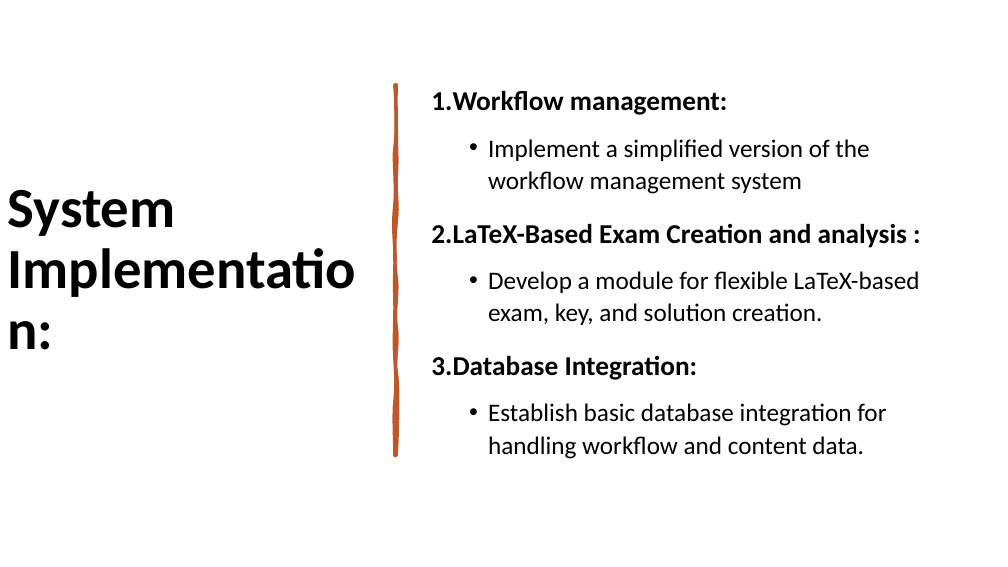
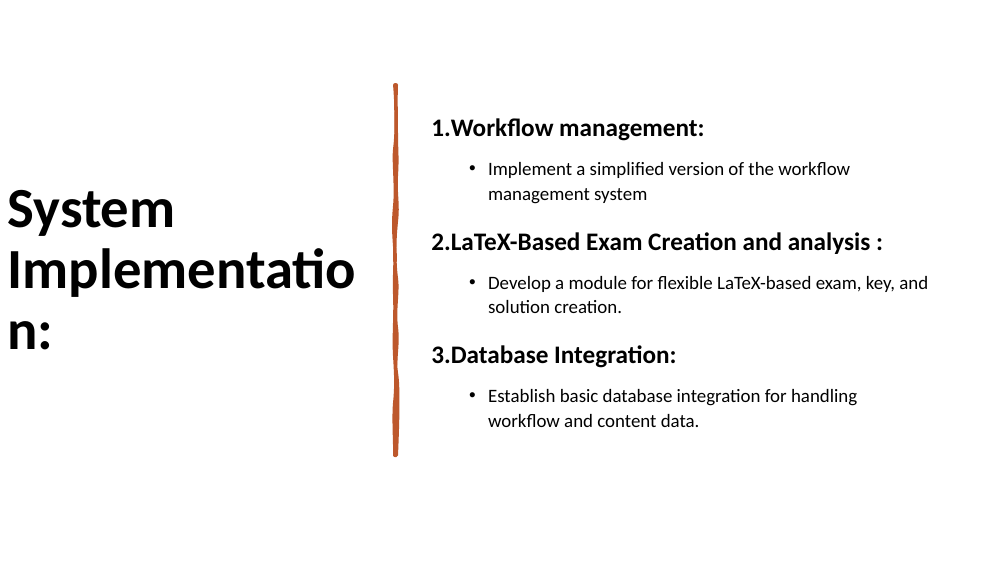
Before and after one commit to RoiTief/Exam-Management-System, a slide deck: slide 16 of docs/Proof of concept presentation.pptx. Drawn at 1008x567 pixels with LibreOffice and Linux fonts; fonts in the diff are those of the drawing. Boxes give left, top, right and bottom in pixels: in the first picture for what was removed or moved away, otherwise in the second. Text is boxed around its words. In the diff, an @@ line names an element or a change of style, - is before the commit and + after.

```diff
--- a/docs/Proof of concept presentation.pptx
+++ b/docs/Proof of concept presentation.pptx
@@ text "Workflow management:" at (431,118,928,427): size 26 to 24 pt in "Workflow management:", "LaTeX-Based Exam Creation and analysis :", "Database Integration:"; size 24 to 18 pt in "Implement a simplified version of the workflow ...", "Develop a module for flexible LaTeX-based exam, ...", "Establish basic database integration for handling workflow ..." @@
```
Also in this commit, not shown: 3 other slides changed, 4 slides added, 8 slides removed.
